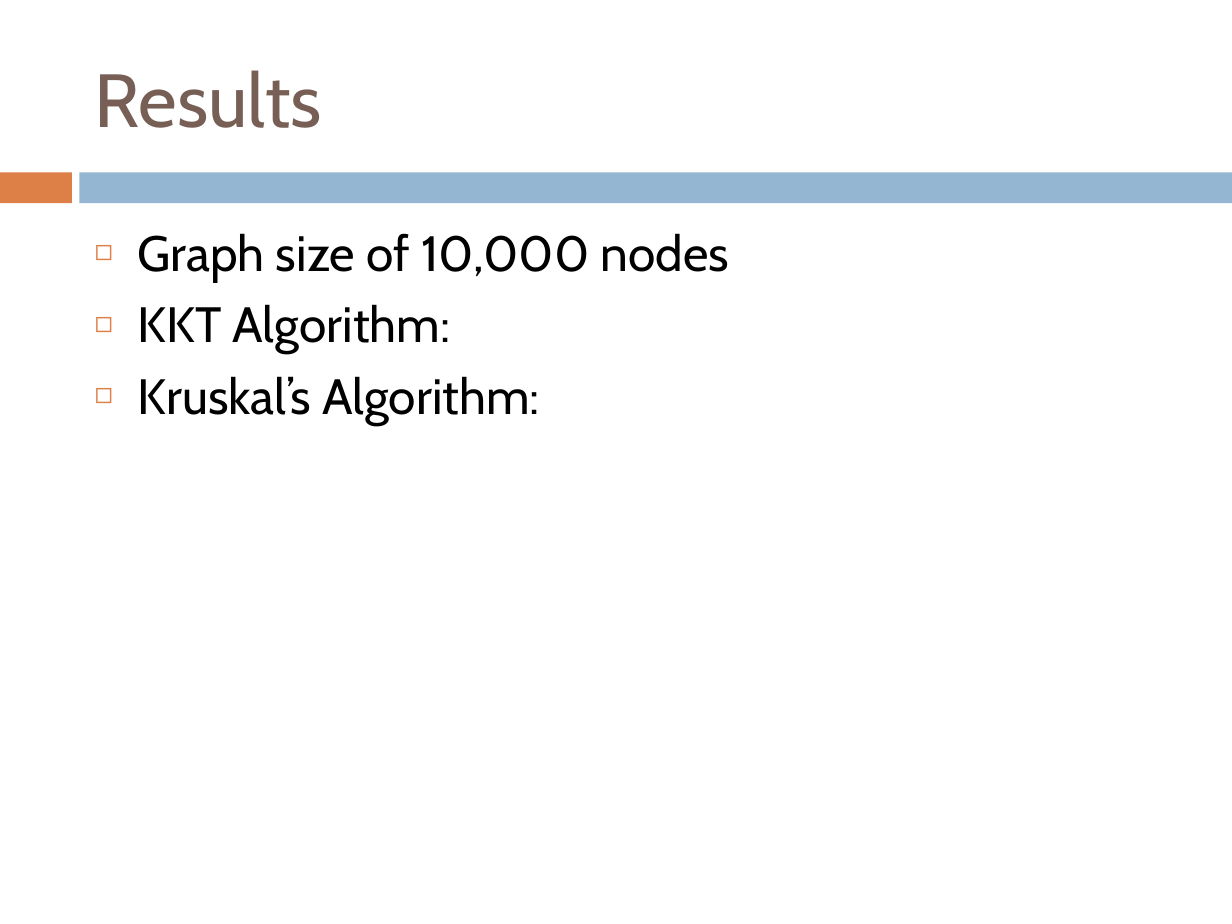
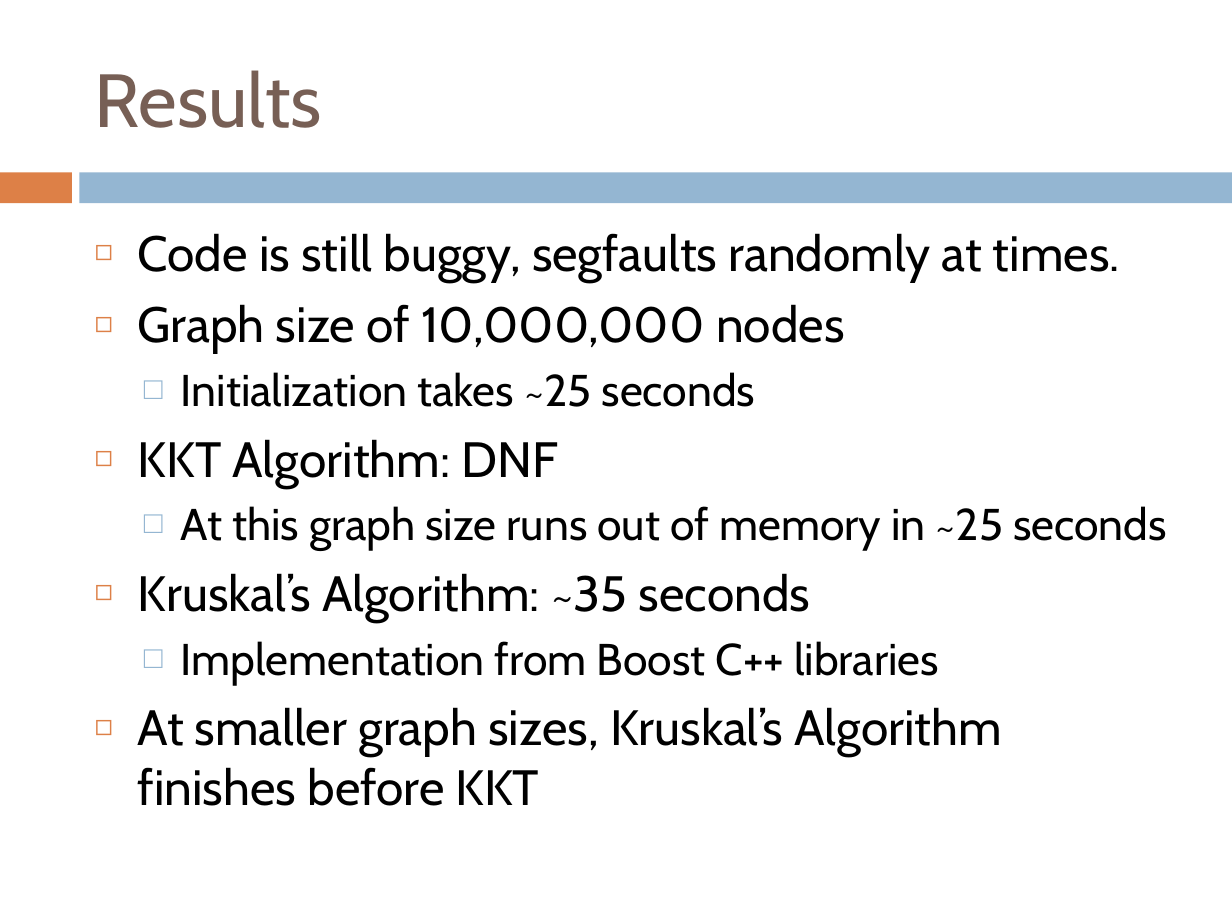
Before and after one commit to Robert-Emerson/6161_final, a slide deck: slide 5 of presentation.pptx. Drawn at 1232x924 pixels with LibreOffice and Linux fonts; fonts in the diff are those of the drawing. Boxes give left, top, right and bottom in pixels: in the first picture for what was removed or moved away, otherwise in the second. Text is boxed around its words. In the diff, an @@ line names an element or a change of style, - is before the commit and + after.

Commit message:
Presentation Changes

```diff
--- a/presentation.pptx
+++ b/presentation.pptx
@@ text at [138,233,1167,806]: text changed @@
-◻ Graph size of 10,000 nodes
-◻ KKT Algorithm:
-◻ Kruskal’s Algorithm:
+◻ Code is still buggy, segfaults randomly at times.
+◻ Graph size of 10,000,000 nodes
+  □ Initialization takes ~25 seconds
+◻ KKT Algorithm: DNF
+  □ At this graph size runs out of memory in ~25 seconds
+◻ Kruskal’s Algorithm: ~35 seconds
+  □ Implementation from Boost C++ libraries
+◻ At smaller graph sizes, Kruskal’s Algorithm finishes before KKT
```
Also in this commit, not shown: 1 other file.
